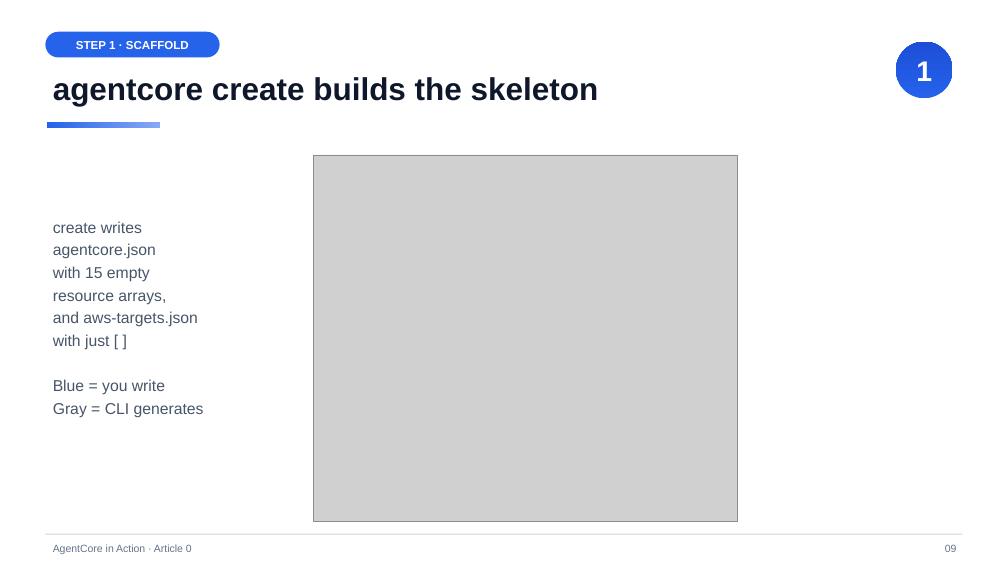
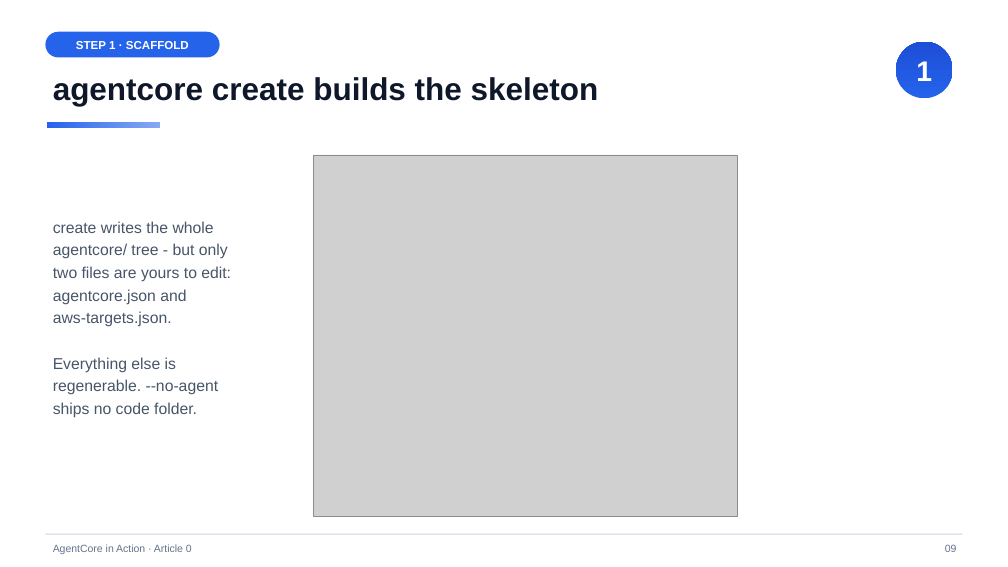
Before and after one commit to pinxiong/bedrock-agentcore-in-action, a slide deck: slide 9 of articles/decks/aws-agentcore-under-the-hood.pptx. Drawn at 1008x567 pixels with LibreOffice and Linux fonts; fonts in the diff are those of the drawing; grey boxes stand for pictures. Boxes give left, top, right and bottom in pixels: in the first picture for what was removed or moved away, otherwise in the second. Text is boxed around its words. In the diff, an @@ line names an element or a change of style, - is before the commit and + after.

```diff
--- a/articles/decks/aws-agentcore-under-the-hood.pptx
+++ b/articles/decks/aws-agentcore-under-the-hood.pptx
@@ picture resized from (x1=314, y1=155, x2=737, y2=522) to (x1=314, y1=155, x2=737, y2=516) @@
@@ text at (x1=53, y1=221, x2=231, y2=418): text changed @@
-create writes
-agentcore.json
-with 15 empty
-resource arrays,
-and aws-targets.json
-with just [ ]
-Blue = you write
-Gray = CLI generates
+create writes the whole
+agentcore/ tree - but only
+two files are yours to edit:
+agentcore.json and
+aws-targets.json.
+Everything else is
+regenerable. --no-agent
+ships no code folder.
```
Also in this commit, not shown: 6 other files.
